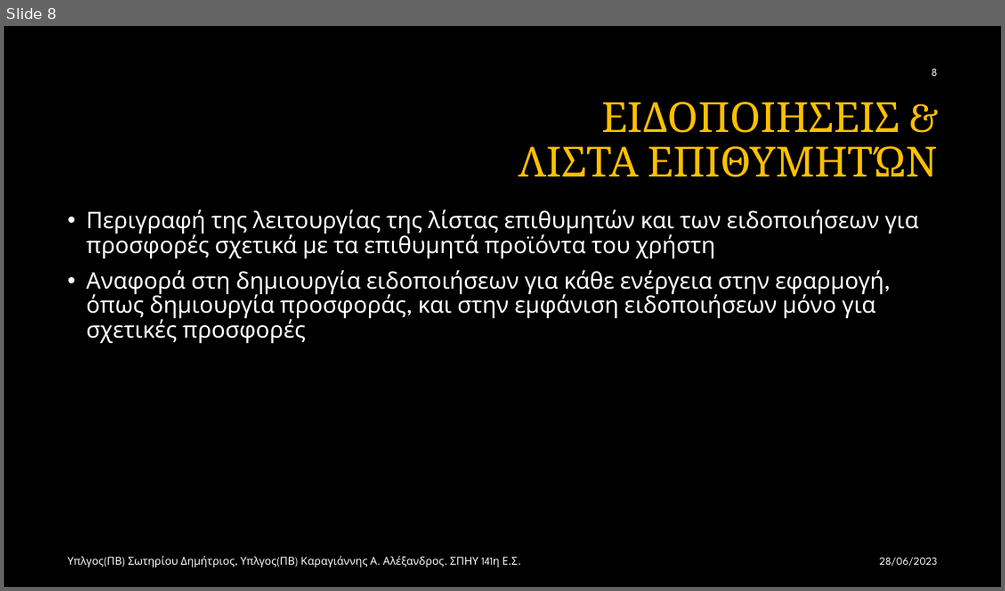
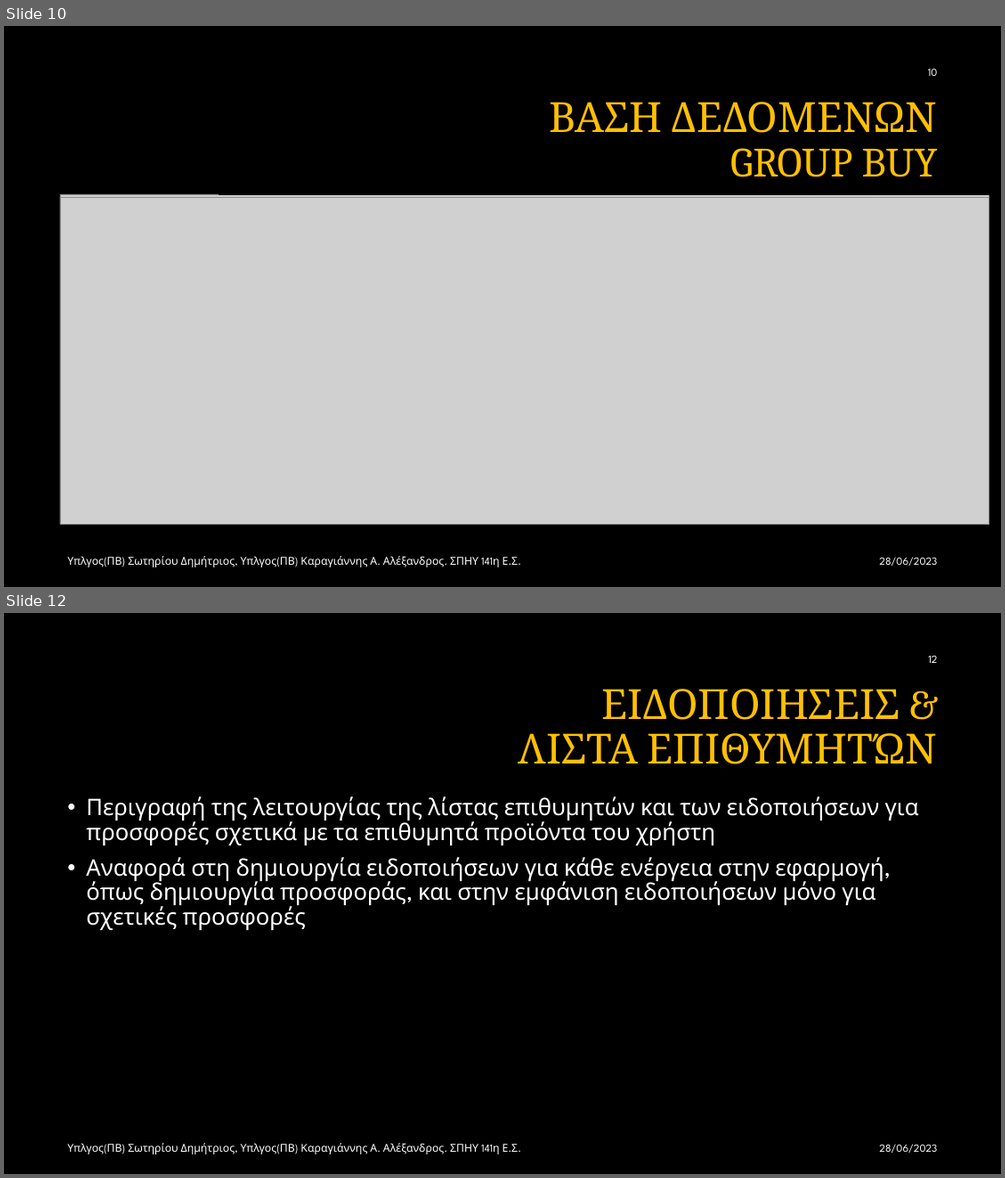
Before and after one commit to Alan-III/GroupBuy, a slide deck: GroupBuy.pptx. Shown one above the other, each under a label of ours: slide 8 before the commit, slides 10 and 12 after it; the slides between them are not shown. The pictures are 1005x591 and 1005x1178 pixels, drawn with LibreOffice and Linux fonts; fonts in the diff are those of the drawing; grey boxes stand for pictures; background and template pictures are left out. Boxes give left, top, right and bottom in pixels: in the first picture for what was removed or moved away, otherwise in the second. Text is boxed around its words. In the diff, an @@ line names an element or a change of style, - is before the commit and + after.

Commit message:
presentation3

```diff
--- a/GroupBuy.pptx
+++ b/GroupBuy.pptx
@@ slide 10 added at (4,26,1001,587), background #000000 @@
@@ page number added at (928,69,938,76), 10.5 pt, text #FFFFFF @@
+10
@@ title added at (549,102,938,177), 40 pt, text #FFC000 @@
+ΒΑΣΗ ΔΕΔΟΜΕΝΩΝ
+GROUP BUY
@@ rectangle added at (218,111,1001,194), fill #000000, outline #000000 1 pt @@
@@ picture added at (60,194,989,524) @@
@@ picture added at (60,197,989,524) @@
@@ rectangle added at (4,527,1001,587), fill #000000, outline #000000 1 pt @@
@@ text added at (67,556,509,567), 10.5 pt, text #FFFFFF @@
+Υπλγος(ΠΒ) Σωτηρίου Δημήτριος, Υπλγος(ΠΒ) Καραγιάννης Α. Αλέξανδρος. ΣΠΗΥ 141η Ε.Σ.
@@ text added at (879,556,937,565), 10.5 pt, text #FFFFFF @@
+28/06/2023
@@ what was slide 8 is now slide 12 @@
@@ page number at (928,656,937,663): text changed @@
-8
+12
```
Also in this commit, not shown: 1 slide changed, 3 other slides added, 8 other files.
